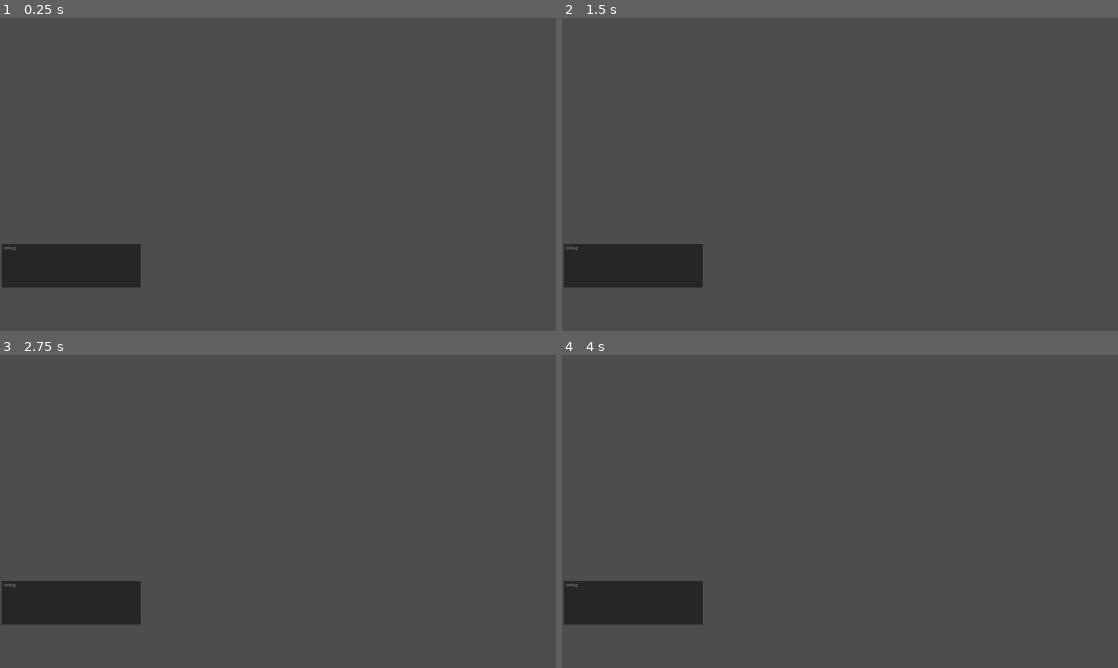
Above: before the commit, frames 1-4 (two rows, left to right).
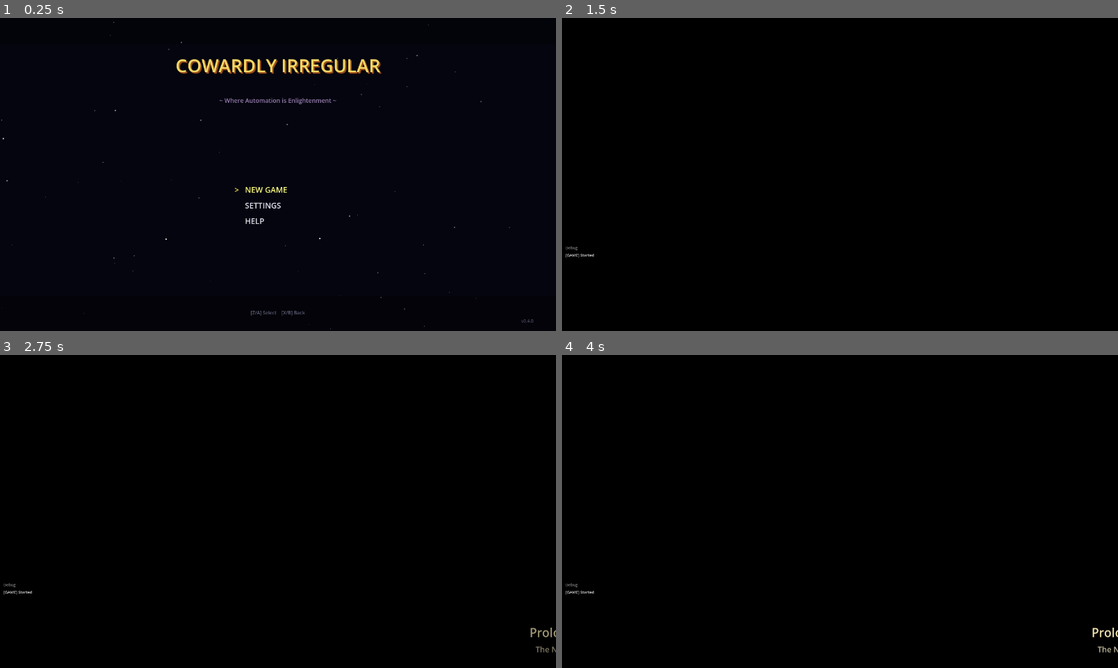
Above: after the commit, the same moments.

Repository: struktured-labs/cowardly-irregular
Game: Godot game, scene res://src/GameLoop.tscn
Same seed, same stepped clock (60 frames per second), same inputs: the game is played once before the commit and once after it.
Inputs (mouse positions are in pixels of both pictures, inside the frame that each line leads up to):
- Up to frame 1 (0.25 s): no input
- Up to frame 2 (1.5 s): tap Enter at 0.5 s; move the mouse to (962, 158) at 0.52 s; hold Right (ui_right) 0.53-1.25 s; hold R (battle_advance) 0.53-1.25 s; click (962, 158) at 0.67 s; tap Z (ui_accept) at 0.77, 1.07, 1.25 s; drag from (728, 190) to (812, 237) at 1.27 s
- Up to frame 3 (2.75 s): tap Z (ui_accept) at 2 s; move the mouse to (333, 442) at 2.02 s; hold Right (ui_right) from 2.03 s (still down); hold Tab (battle_toggle_auto) from 2.03 s (still down)
- Up to frame 4 (4 s): release Right (ui_right) at 2.75 s; release Tab (battle_toggle_auto) at 2.75 s; tap Z (ui_accept) at 2.75, 3.5, 3.77 s; drag from (812, 574) to (673, 464) at 2.77 s; move the mouse to (1006, 558) at 3.52 s; hold Left (ui_left) from 3.53 s (still down); tap E (camera_rotate_right) at 3.6 s

The runs differ from the first frame. In frame 1, 100% of the frame differs, in the area x 0-100%, y 0-100%; in frame 2, 100%; in frame 3, 100%; in frame 4, 100%.
Error before the commit: Parse Error: Too few arguments for "load_game()" call. Expected at least 1 but received 0. (res://src/GameLoop.gd:1156)

Commit message:
fix: SaveSystem.load_game() missing slot argument
load_game() requires a slot int — was being called with no args.
Default to slot 0.

Co-Authored-By: Claude Opus 4.6 (1M context) <noreply@anthropic.com>

Diff:
--- a/src/GameLoop.gd
+++ b/src/GameLoop.gd
@@ -1153,7 +1153,7 @@
 	else:
 		# Load saved game
 		if SaveSystem and SaveSystem.has_method("load_game"):
-			SaveSystem.load_game()
+			SaveSystem.load_game(0)  # Default to slot 0
 		_create_party()
 		_start_exploration()
 
